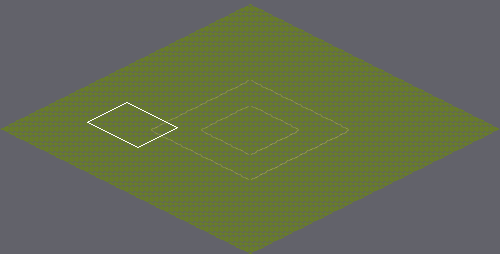
Two versions of a level (Tiled map, SGClient/TiledMap/worldmap.tmx). Above: a wide view before the commit, with the close-up outlined.
Close-up. Before:
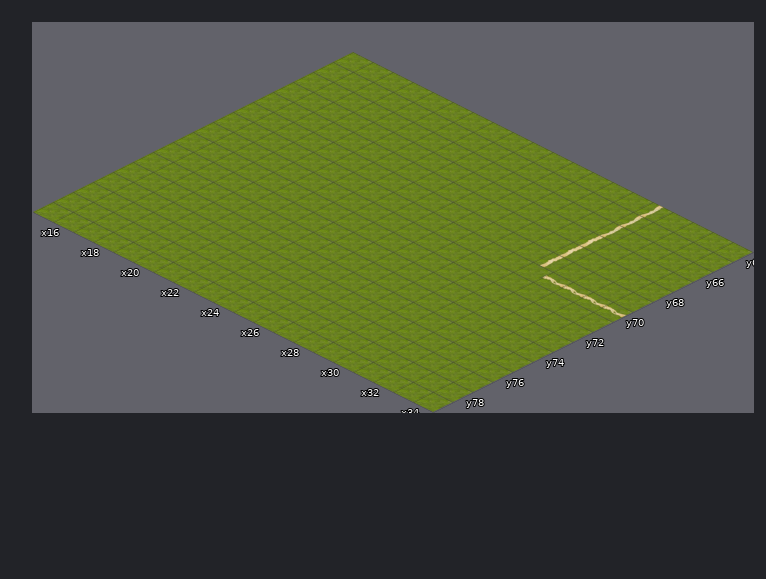
Cells are 256x128 px. Isometric: x runs down to the right, y down to the left. Shown: x 15..34, y 64..79. The commit also changed other parts of the map, which this record leaves out.
Once edited:
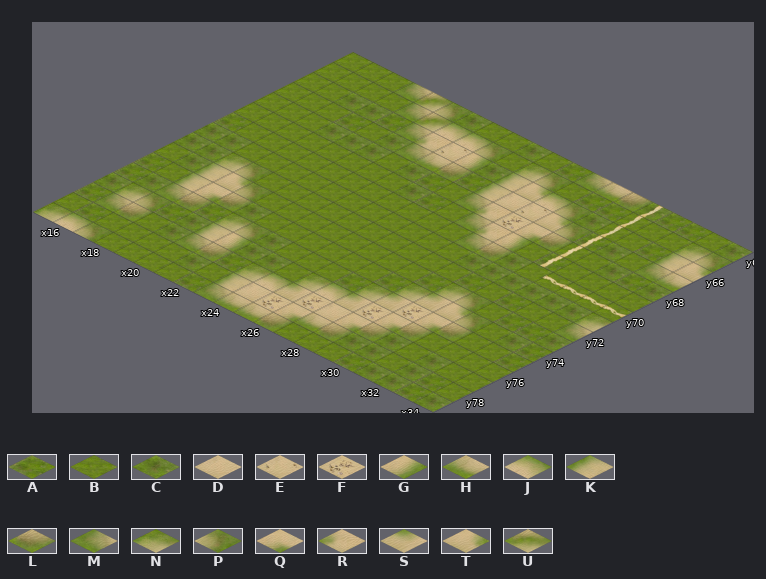
Key: from "worldmap": A 0, B 1, C 3, D 4, E 5, F 6, G 7, H 8, J 9, K 10, L 11, M 12, N 13, P 14, Q 15, R 16, S 17, T 18, U 19.
_ is an empty cell, . an unchanged one.
Diff:
--- layer "terrain"
@@ x 15..34 @@
-64 ...BBBB..B.BBBBBBB.B
-65 ....BBBBB.BB.BB...BB
-66 ..BBBBBBBBBBBBB..BBB
-67 ...B.BBBBBBBBBBBB.BB
-68 ...BBB.BB.BBBBB..BBB
-69 ........BB.BBB.B....
-70 B...........BBB.....
-71 BB...........BBBBBBB
-72 BBBB..........B.B..B
-73 .BBBB........BBB.BBB
-74 B.BBBB......BBBBB.BB
-75 BBBBBBBB...BBBBBB..B
-76 BBBBBBBBB.BBBBBB....
-77 BBB.BBBBBBBBBBBB.B..
-78 .B....B.BBBBBBBB.BB.
-79 BBB....BBBBB...BBBBB
+64 ...MUPC..C.AMHLCAA.C
+65 ....MUJJP.NP.AA...NP
+66 ..CCAMREGCKTJPC..AKT
+67 ...A.CMHLAKDETPAC.MH
+68 ...CCC.CA.MRFQL..CAC
+69 ........CA.MRG.A....
+70 A...........MLC.....
+71 CC...........CCCCCCN
+72 CCNP..........A.A..M
+73 .CKTP........ANP.AAC
+74 A.KQLC......ANSTP.CA
+75 ACMLANPC...ANSFQL..A
+76 CNPACKGCC.NJSFQL....
+77 AML.CMLANJSFDQLC.C..
+78 .A....C.KDFQHLCC.CA.
+79 NJP....AMHHL...ACCAC
